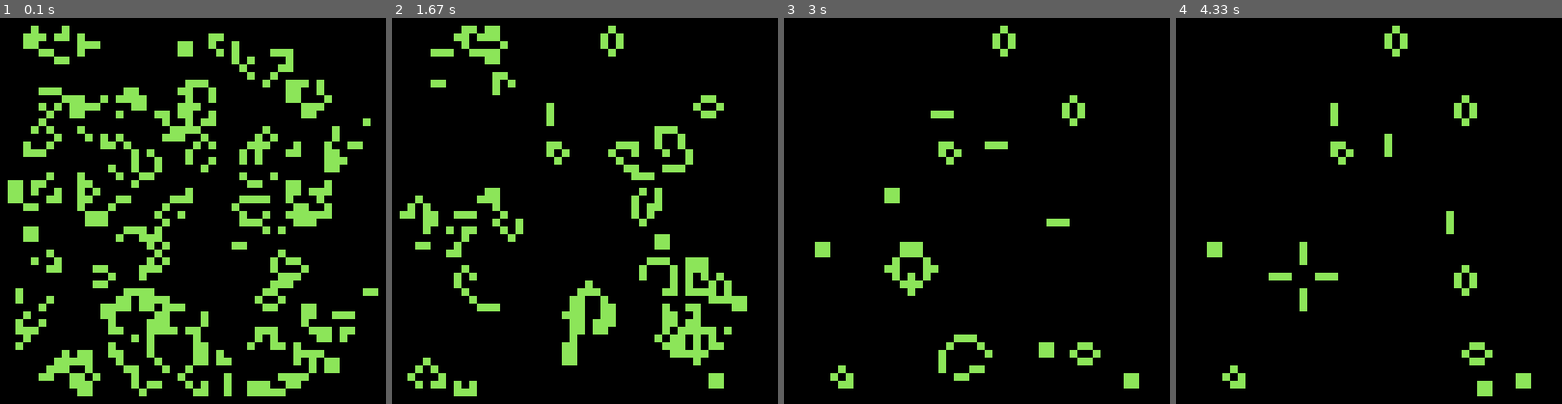
Above: before the commit, frames 1-4 (left to right).
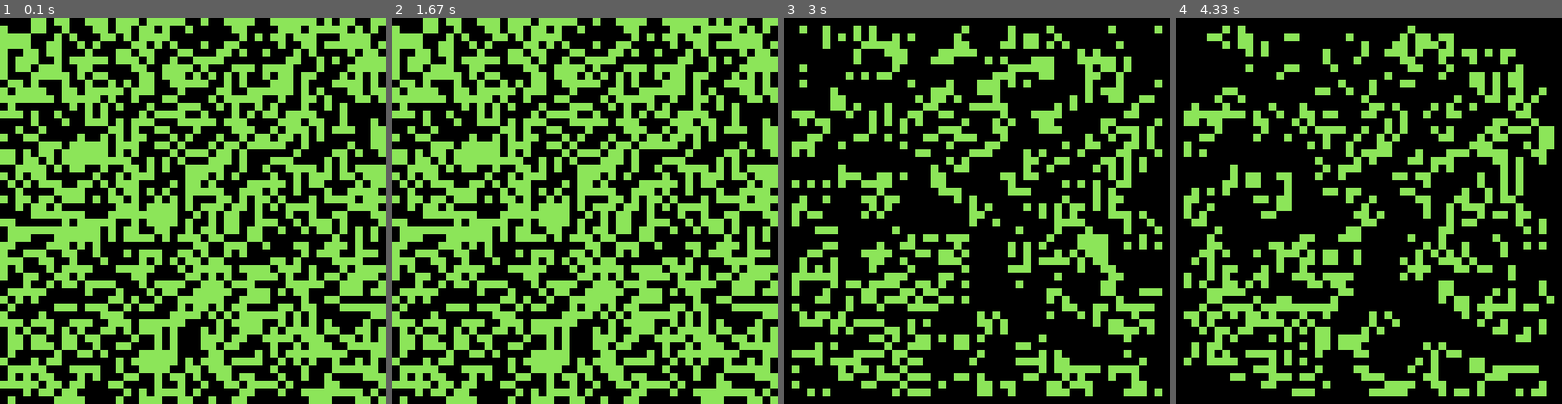
Above: after the commit, the same moments.

Repository: ElekLamoureux/GameOfLife
Game: pygame game, started from conway.py
Same seed, same stepped clock (60 frames per second), same inputs: the game is played once before the commit and once after it.
Inputs:
- Up to frame 1 (0.1 s): no input
- Up to frame 2 (1.67 s): tap Space at 0.33 s
- Up to frame 3 (3 s): tap Space at 1.67 s
- Up to frame 4 (4.33 s): no input

The runs differ from the first frame. In frame 1, 51% of the frame differs, in the area x 0-100%, y 0-100%; in frame 2, 49%; in frame 3, 27%; in frame 4, 25%.

Commit message:
I got, with some help, clicks and pauses to work.

Diff:
--- a/conway.py
+++ b/conway.py
@@ -36,14 +36,16 @@
         return grid[x][y-1] + grid[x][y+1] + \
                 grid[x+1][y]+ grid[x+1][y-1] + grid[x+1][y+1] + \
                 grid[x-1][y] + grid[x-1][y+1] + grid[x-1][y-1]
-def draw(grid, res):
-    for event in pygame.event.get():
-                if event.type == pygame.MOUSEBUTTONDOWN:  # Detect mouse click
-                    x, y = pygame.mouse.get_pos()
-                    print(f"Mouse clicked at: ({x}, {y})")
-                    grid[int(x/pixilsize)][int(y/pixilsize)] = 1 - grid[int(x/pixilsize)][int(y/pixilsize)]
 
 
+
+def drawgrid(grid):
+    for x in range(res):
+            for y in range(res):
+                if grid[x][y] == 1:
+                    pygame.draw.rect(screen, (r, g, b), (x*pixilsize, y*pixilsize, pixilsize, pixilsize))
+                else:
+                    pygame.draw.rect(screen, (0, 0, 0), (x*pixilsize, y*pixilsize, pixilsize, pixilsize))
 
 #make grid
 grid = []
@@ -52,58 +54,54 @@
     for y in range(res):
         grid[x].append(random.randint(0, 1))
         #grid[x].append(0)
-
-#grid[1][2] = 1
-#grid[2][3] = 1
-#grid[3][1] = 1
-#grid[3][2] = 1
-#grid[3][3] = 1
+count = 0
+speed = 100
 
 running = True
 r = random.randint(0, 255)
 g = random.randint(100, 255)
 b = random.randint(0, 255)
+unpaused = True
 while running:
+    pygame.display.flip()
+    count = count + 1
     #seems to be in every pygame loop? Allows for stopping of program? Still dont fully understand
     for event in pygame.event.get():
         if event.type == pygame.QUIT:
             running = False
-
-    #draw new rectangles
-    for x in range(res):
-        for y in range(res):
-            if grid[x][y] == 1:
-                pygame.draw.rect(screen, (r, g, b), (x*pixilsize, y*pixilsize, pixilsize, pixilsize))
-            else:
-                pygame.draw.rect(screen, (0, 0, 0), (x*pixilsize, y*pixilsize, pixilsize, pixilsize))
-    #update the grid
-    update(grid)
+    if count == speed:
+        if unpaused:
+            #update the grid
+            update(grid)
+    if count == speed:
+        count = 0
     #keypresses
+    drawgrid(grid)
     keys = pygame.key.get_pressed()
     if keys[pygame.K_x]:
         running = False
+
     if keys[pygame.K_SPACE]:
         print("spacebar was pressed!")
-        go = True
-        pygame.time.wait(100)
-        #while go:
-        #    pygame.time.wait(1)
-        #    keys = pygame.key.get_pressed()
-        #    if keys[pygame.K_SPACE]:
-        #        go = False
-        while go:
-                pygame.time.wait(1)
-                for event in pygame.event.get():  # Check new events inside the loop
-                    if event.type == pygame.KEYDOWN and event.key == pygame.K_SPACE:
-                        go = False
-                        pygame.time.wait(200)
-    draw(grid,res)
+        count = 0
+        if unpaused:
+            unpaused = False
+        else:
+            unpaused = True
+        pygame.time.wait(300)
+
+    for event in pygame.event.get():
+        if event.type == pygame.MOUSEBUTTONDOWN:  # Detect mouse click
+            x, y = pygame.mouse.get_pos()
+            print(f"Mouse clicked at: ({x}, {y})")
+            cellx = int(x/pixilsize)
+            celly = int(y/pixilsize)
+            print(f'Maps to cell (x,y) = ({cellx}, {celly})')
+            grid[cellx][celly] = 1-grid[cellx][celly]
+            drawgrid(grid)
 
 
+    dt = clock.tick(10000)
 
 
-    dt = clock.tick(100) / 1000
-
-    pygame.display.flip()
-
 pygame.quit()
